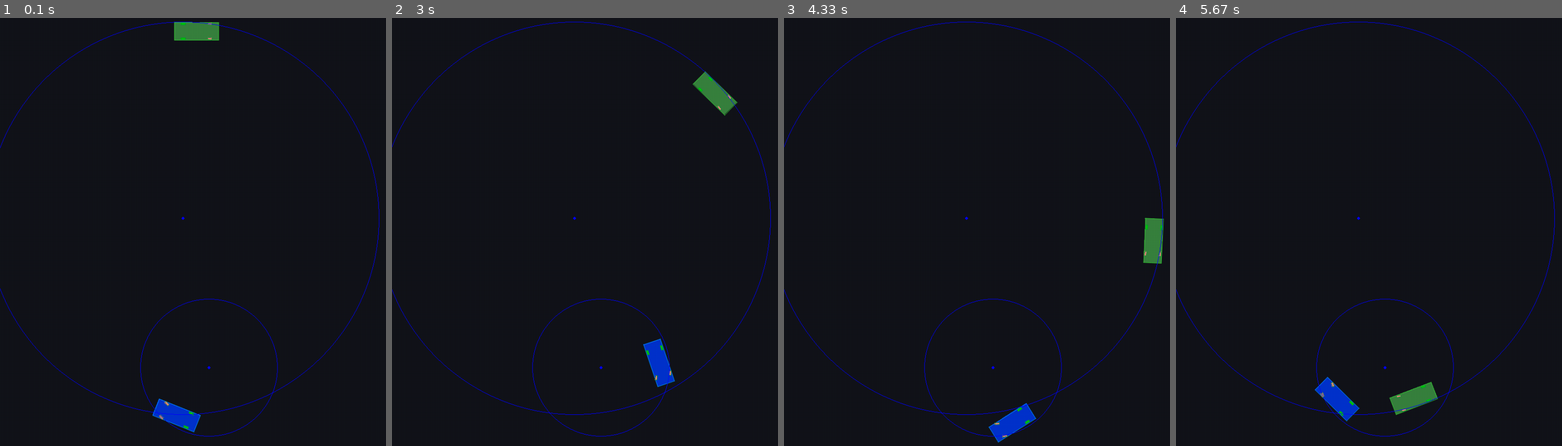
Above: before the commit, frames 1-4 (left to right).
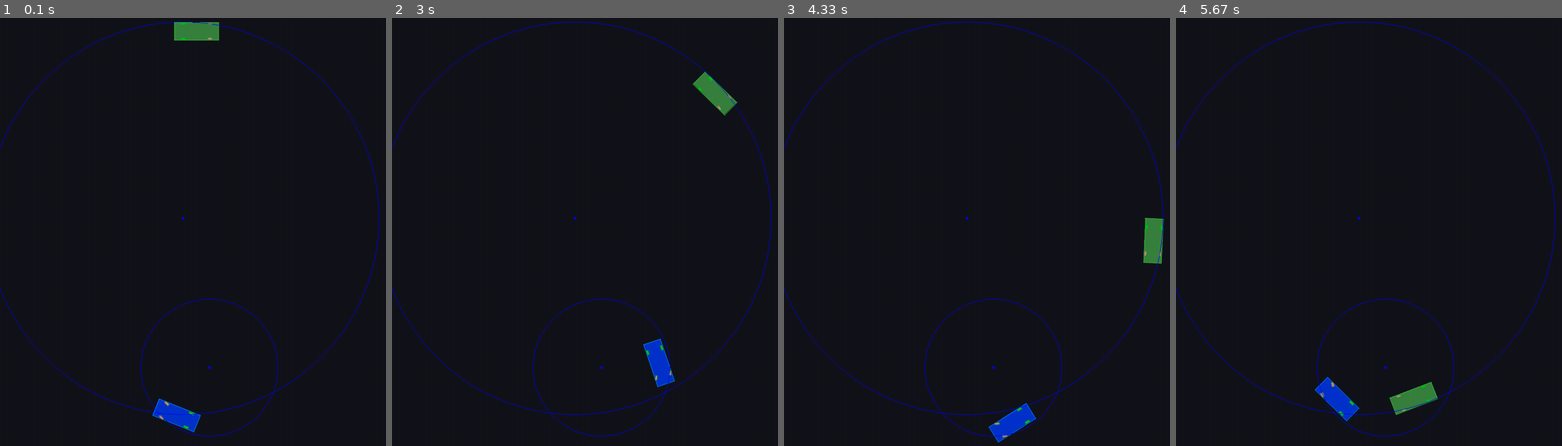
Above: after the commit, the same moments.

Repository: Bobbassoonguy/AutonomousVehicles
Game: pygame game, started from Scenarios/Scenario1_create_car.py
Two runs of this game, one before a commit and one after it. Both use one fixed random seed, a clock stepped at 60 frames per second and the inputs below.
Inputs:
- Up to frame 1 (0.1 s): no input
- Up to frame 2 (3 s): no input
- Up to frame 3 (4.33 s): no input
- Up to frame 4 (5.67 s): no input

The runs differ from the first frame. In frame 1, 0.3% of the frame differs, in the area x 36-73%, y 65-98%; in frame 2, 0.9%; in frame 3, 0.9%, in the area x 0-99%, y 0-98%; in frame 4, 0.9%.

Commit message:
Shape.py should now be the only class that uses pixels(for actual drawing) as well as the turn class for drawing turn circles

Diff:
--- /dev/null
+++ b/Classes/GLOBALS.py
@@ -0,0 +1,11 @@
+import pygame
+
+
+class Globals:
+    def __init__(self):
+        self.PIXELS_PER_METER = 20
+        self.CANVAS_SIZE_X = 1000
+        self.CANVAS_SIZE_y = 1000
+        self.ROAD_MIN_CURVE_RAD = 10
+        self.FPS = 60
+        self.MAIN_SURFACE = pygame.display.set_mode([self.CANVAS_SIZE_X, self.CANVAS_SIZE_y])
--- a/Classes/Object.py
+++ b/Classes/Object.py
@@ -1,8 +1,16 @@
 import pygame
+import Shape
 
 class CLASSNAME:
-    def __init__(self):
-        self.points = []
+    def __init__(self, parent, globals, points):
+        self.parent = parent
+        self.globals = globals
+        self.surface = self.globals.MAIN_SURFACE
+        self.points = points
+        self.velocity = [0, 0]  # a velocity vector in m/s
+        self.acceleration = [0, 0]  # an acceleration vector in m/s^2
+        self.shape = Shape
+
     def funcone(self):
         #foo bar
         print("Hello")
--- a/Classes/Scenario.py
+++ b/Classes/Scenario.py
@@ -2,30 +2,31 @@
 
 import pygame
 import Vehicle
+import GLOBALS
 
 #this is a new change
 class Scenario:
     def __init__(self, name):
         #GLOBAL VARIABLES
-        self.CANVAS_SIZE_X = 1000
-        self.CANVAS_SIZE_y = 1000
-        self.PIXELS_PER_METER = 20
-        self.ROAD_MIN_CURVE_RAD = 10
-        self.FPS = 60
+        self.globals = GLOBALS.Globals()
+        self.globals.CANVAS_SIZE_X = 1000
+        self.globals.CANVAS_SIZE_y = 1000
+        self.globals.PIXELS_PER_METER = 20
+        self.globals.ROAD_MIN_CURVE_RAD = 12
+        self.globals.FPS = 60
 
         self.name = name
         self.vehicles = []  # type: List[Vehicle]
         # vehicles: List[Vehicle] # Python 3.6 syntax, PEP 526
 
-        self.screen = pygame.display.set_mode([self.CANVAS_SIZE_X, self.CANVAS_SIZE_y])
         pygame.display.set_caption(self.name)
 
     def main(self):
-        self.screen.fill((18, 20, 26))
+        self.globals.MAIN_SURFACE.fill((18, 20, 26))
         for i in self.vehicles:
             i.draw()
         pygame.display.flip()
 
     def addCar(self, x=10, y=10, fill_color=(56, 130, 62), outline_color=(51, 204, 51)):
-        vehicle_to_add = Vehicle.Vehicle(self, x, y, fill_color, outline_color)
+        vehicle_to_add = Vehicle.Vehicle(self, self.globals,x, y, fill_color, outline_color)
         self.vehicles.append(vehicle_to_add)
--- a/Classes/Shape.py
+++ b/Classes/Shape.py
@@ -2,12 +2,13 @@
 import math
 
 class Shape:
-    def __init__(self, parent, surface, points, color, line_width=4, fill=True, fill_color=None):
+    def __init__(self, parent, globals, points, color, line_width=4, fill=True, fill_color=None):
         self.parent = parent
-        self.surface = surface
-        self.points = points
+        self.globals = globals
+        self.surface = self.globals.MAIN_SURFACE
+        self.points = points  # in meters
         self.color = color
-        self.line_width = line_width
+        self.line_width = line_width  # pixels
         self.fill = fill
         self.fill_color = fill_color
 
@@ -41,8 +42,11 @@
         self.move(x_offset, y_offset)
 
     def draw(self):
+        drawPoints = []
+        for p in self.points:
+            drawPoints.append([p[0] * self.globals.PIXELS_PER_METER, p[1] * self.globals.PIXELS_PER_METER])
         if self.fill:
-            pygame.draw.polygon(self.surface, self.fill_color, self.points)
-            pygame.draw.aalines(self.surface, self.color, True,  self.points)
+            pygame.draw.polygon(self.surface, self.fill_color, drawPoints)
+            pygame.draw.aalines(self.surface, self.color, True,  drawPoints)
         else:
-            pygame.draw.aalines(self.surface, self.color, True, self.points)
+            pygame.draw.aalines(self.surface, self.color, True, drawPoints)
--- a/Classes/Vehicle.py
+++ b/Classes/Vehicle.py
@@ -4,10 +4,10 @@
 
 #this is a new change
 class Vehicle:
-    def __init__(self, parent, x, y, fill_color, outline_color):
+    def __init__(self, parent, globals, x, y, fill_color, outline_color):
         self.parent = parent
-        self.surface = self.parent.screen
-        self.PIXELS_PER_METER = self.parent.PIXELS_PER_METER
+        self.globals = globals
+        self.surface = self.globals.MAIN_SURFACE
 
         # CAR PARAMETERS
         self.LENGTH = 4.5  # meters
@@ -53,12 +53,12 @@
     def create_outline(self):
         display_border_thickness = 0.05  # meters
         display_rectangle_round_corners = 1.5 * display_border_thickness
-        self.outline = Shape.Shape(self, self.surface,
-                                   [[(self.x - (self.WIDTH/2)) * self.PIXELS_PER_METER, (self.y - (self.LENGTH/2)) * self.PIXELS_PER_METER],
-                                    [(self.x + (self.WIDTH/2)) * self.PIXELS_PER_METER, (self.y - (self.LENGTH/2)) * self.PIXELS_PER_METER],
-                                    [(self.x + (self.WIDTH/2)) * self.PIXELS_PER_METER, (self.y + (self.LENGTH/2)) * self.PIXELS_PER_METER],
-                                    [(self.x - (self.WIDTH/2)) * self.PIXELS_PER_METER, (self.y + (self.LENGTH/2)) * self.PIXELS_PER_METER]],
-                                   self.OUTLINE_COLOR, line_width=round(display_border_thickness * self.PIXELS_PER_METER),
+        self.outline = Shape.Shape(self, self.globals,
+                                   [[(self.x - (self.WIDTH/2)), (self.y - (self.LENGTH/2))],
+                                    [(self.x + (self.WIDTH/2)), (self.y - (self.LENGTH/2))],
+                                    [(self.x + (self.WIDTH/2)), (self.y + (self.LENGTH/2))],
+                                    [(self.x - (self.WIDTH/2)), (self.y + (self.LENGTH/2))]],
+                                   self.OUTLINE_COLOR, line_width=round(display_border_thickness),
                                    fill_color=self.FILL_COLOR)
 
     def draw(self):
@@ -74,7 +74,7 @@
     def move(self, dx, dy): #  moves car relative to current location. dx, dy in meters
         self.x = self.x + dx
         self.y = self.y + dy
-        self.outline.move(dx*self.PIXELS_PER_METER, dy*self.PIXELS_PER_METER)
+        self.outline.move(dx, dy)
         for i in self.wheels:
             i.move(dx, dy)
 
@@ -85,13 +85,13 @@
         self.angle += degrees
         self.angle %= 360
         if rotation_point != "centroid":
-            rotation_point = [rotation_point[0]*self.PIXELS_PER_METER, rotation_point[1]*self.PIXELS_PER_METER]
+            rotation_point = [rotation_point[0], rotation_point[1]]
         self.outline.rotate(degrees, rotation_point=rotation_point)
-        self.x, self.y = [self.outline.get_centroid()[0]/self.PIXELS_PER_METER, self.outline.get_centroid()[1]/self.PIXELS_PER_METER]
+        self.x, self.y = [self.outline.get_centroid()[0], self.outline.get_centroid()[1]]
         if rotation_point == "centroid":
-            rotation_point = [self.outline.get_centroid()[0]/self.PIXELS_PER_METER, self.outline.get_centroid()[1]/self.PIXELS_PER_METER]
-        else:
-            rotation_point = [rotation_point[0]/self.PIXELS_PER_METER, rotation_point[1]/self.PIXELS_PER_METER]
+            rotation_point = [self.outline.get_centroid()[0], self.outline.get_centroid()[1]]
+        else:
+            rotation_point = [rotation_point[0], rotation_point[1]]
         for i in self.wheels:
             i.rotate(degrees, rotation_point=rotation_point)
 
@@ -119,8 +119,8 @@
                     self.WHEELBASE ** 2 + (-self.TRACK + math.sqrt(turn_radius ** 2 - self.WHEELBASE ** 2)) ** 2))))
 
         if display_turn_circle:
-            pygame.draw.circle(self.surface, [0, 0, 255], [center[0]*self.PIXELS_PER_METER, center[1]*self.PIXELS_PER_METER], turn_radius * self.PIXELS_PER_METER, width=1)
-            pygame.draw.circle(self.surface, [0, 0, 255], [center[0]*self.PIXELS_PER_METER, center[1]*self.PIXELS_PER_METER], 3, width=3)
+            pygame.draw.circle(self.surface, [0, 0, 255], [center[0] * self.globals.PIXELS_PER_METER, center[1] * self.globals.PIXELS_PER_METER], turn_radius * self.globals.PIXELS_PER_METER, width=1)
+            pygame.draw.circle(self.surface, [0, 0, 255], [center[0] * self.globals.PIXELS_PER_METER, center[1] * self.globals.PIXELS_PER_METER], 3, width=3)
 
     def get_turn_circle_center(self, turn_radius, right_turn=True):
         if right_turn:
@@ -157,11 +157,10 @@
 class Wheel:
     def __init__(self, parent, steering, x, y):
         self.parent = parent
-        self.surface = self.parent.surface
+        self.globals = self.parent.globals
         self.WIDTH = 0.18  # meters
         self.DIAMETER = 0.44  # meters
         self.STEERING = False
-        self.PIXELS_PER_METER = self.parent.PIXELS_PER_METER
 
         self.angle = 0  # degrees
         self.x = x  # meters
@@ -173,23 +172,23 @@
 
     def create_outline(self):
         display_border_thickness = 0.02  # meters
-        self.outline = Shape.Shape(self.parent, self.surface,
-                              [[(self.x - (self.WIDTH / 2)) * self.PIXELS_PER_METER,
-                                (self.y - (self.DIAMETER / 2)) * self.PIXELS_PER_METER],
-                               [(self.x + (self.WIDTH / 2)) * self.PIXELS_PER_METER,
-                                (self.y - (self.DIAMETER / 2)) * self.PIXELS_PER_METER],
-                               [(self.x + (self.WIDTH / 2)) * self.PIXELS_PER_METER,
-                                (self.y + (self.DIAMETER / 2)) * self.PIXELS_PER_METER],
-                               [(self.x - (self.WIDTH / 2)) * self.PIXELS_PER_METER,
-                                (self.y + (self.DIAMETER / 2)) * self.PIXELS_PER_METER]],
-                              (0, 153, 51), line_width=round(display_border_thickness * self.PIXELS_PER_METER),
+        self.outline = Shape.Shape(self.parent, self.globals,
+                              [[(self.x - (self.WIDTH / 2)),
+                                (self.y - (self.DIAMETER / 2))],
+                               [(self.x + (self.WIDTH / 2)),
+                                (self.y - (self.DIAMETER / 2))],
+                               [(self.x + (self.WIDTH / 2)),
+                                (self.y + (self.DIAMETER / 2))],
+                               [(self.x - (self.WIDTH / 2)),
+                                (self.y + (self.DIAMETER / 2))]],
+                              (0, 153, 51), line_width=round(display_border_thickness),
                               fill_color=(0, 204, 0))
 
     def draw(self):
         self.outline.draw()
 
     def move(self, dx, dy): # meters
-        self.outline.move(dx * self.PIXELS_PER_METER, dy * self.PIXELS_PER_METER)
+        self.outline.move(dx, dy)
         self.x = self.x + dx
         self.y = self.y + dy
 
@@ -200,10 +199,10 @@
         self.angle += angle
         self.angle %= 360
         if rotation_point != "centroid":
-            rotation_point = [rotation_point[0] * self.PIXELS_PER_METER, rotation_point[1] * self.PIXELS_PER_METER]
+            rotation_point = [rotation_point[0], rotation_point[1]]
         self.outline.rotate(angle, rotation_point)
-        self.x = self.outline.get_centroid()[0] / self.PIXELS_PER_METER
-        self.y = self.outline.get_centroid()[1] / self.PIXELS_PER_METER
+        self.x = self.outline.get_centroid()[0]
+        self.y = self.outline.get_centroid()[1]
 
     def rotate_to_angle(self, angle, rotation_point="centroid"):
         self.rotate(angle-self.angle, rotation_point)
--- a/Scenarios/Scenario1_create_car.py
+++ b/Scenarios/Scenario1_create_car.py
@@ -23,11 +23,11 @@
 main.vehicles[1].current_turn_radius = 7
 
 while not done:
-    clock.tick(main.FPS)
+    clock.tick(main.globals.FPS)
     main.main()
 
-    main.vehicles[0].go(1/main.FPS)
-    main.vehicles[1].go(1 / main.FPS)
+    main.vehicles[0].go(1/main.globals.FPS)
+    main.vehicles[1].go(1 / main.globals.FPS)
 
 
     pygame.display.flip()
